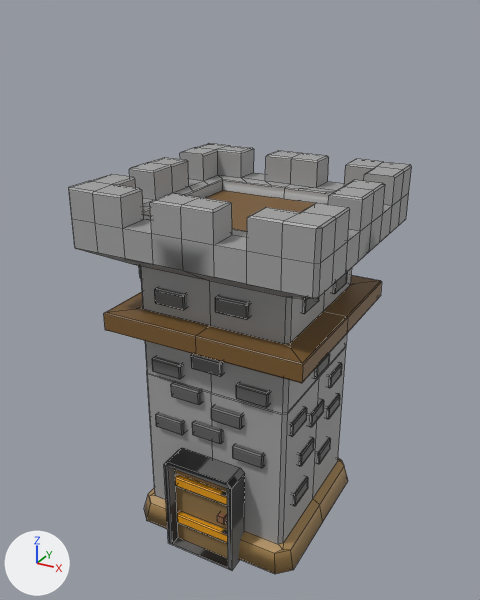
A saved change to the FBX model Assets/Prefabs/CreatedAssets/TowerBases/Tower.fbx.
Before and after are seen from a camera (50 mm lens) standing at (2.4, -4.56, 4.3) and looking at (-0.14, 0.06, 1.99). Arrows for +X, +Y and +Z are at lower left; the lights stay in place. Mesh edges are drawn as thin lines. Where no turn or scale is listed for an object, it has been applied to the vertices.

In view in the first picture: 'Tower'.
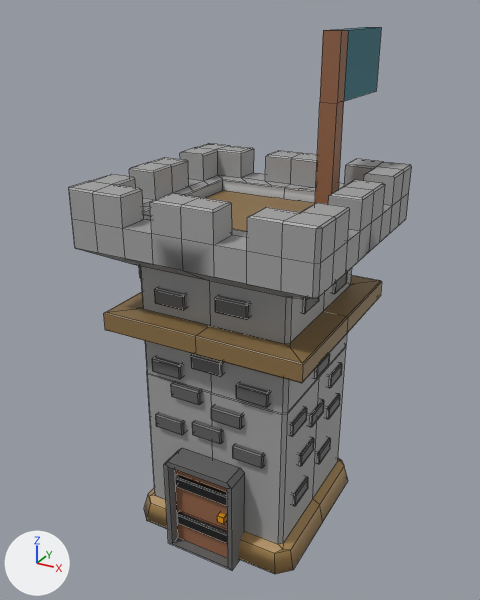
Boxes (x1, y1, x2, y2) around the edits, measured in the pictures (480 x 600 px):
'Tower', recoloured, reshaped (27% taller)
    before: (69, 143, 412, 574)
    after: (69, 27, 412, 574)
part 1 of me_cube_005, added
    after: (315, 27, 381, 204)
part 2 of me_cube_005, surface changed
    both: (152, 296, 332, 569)
part 3 of me_cube_005, recoloured
    both: (103, 190, 349, 383)

What the commit changed:
Material 'TIER' (mat_tier) changes colour from brown #7a5a2d to dark cyan #196c7a; in linear values from (0.196, 0.102, 0.0262) to (0.00972, 0.151, 0.196).
me_cube_005 is used by ob_tower; location (0.0, 0.0, 0.0).
me_cube_005 had 1666 vertices, 1700 faces and spanned x -1.0..0.99, y -1.0..0.99, z -0.05..3.1.
me_cube_005 now has 1682 vertices, 1714 faces and spans x -1.0..0.99, y -1.0..1.31, z -0.05..4.15.
me_cube_005 part 1: a new loose piece of 16 vertices spanning x 0.38..0.52, y 0.38..1.31, z 2.71..4.15.
me_cube_005 part 2: 1327 kept faces spanning x -0.87..0.85, y -0.88..0.86, z -0.05..2.77 get new texture (UV) coordinates.
me_cube_005 part 3: 49 faces spanning x -0.87..0.85, y -0.87..0.86, z 1.92..2.77 switch from mat_tier (brown #7a5a2d) to mat_imagemat (picture img_towerbasemat_png).
